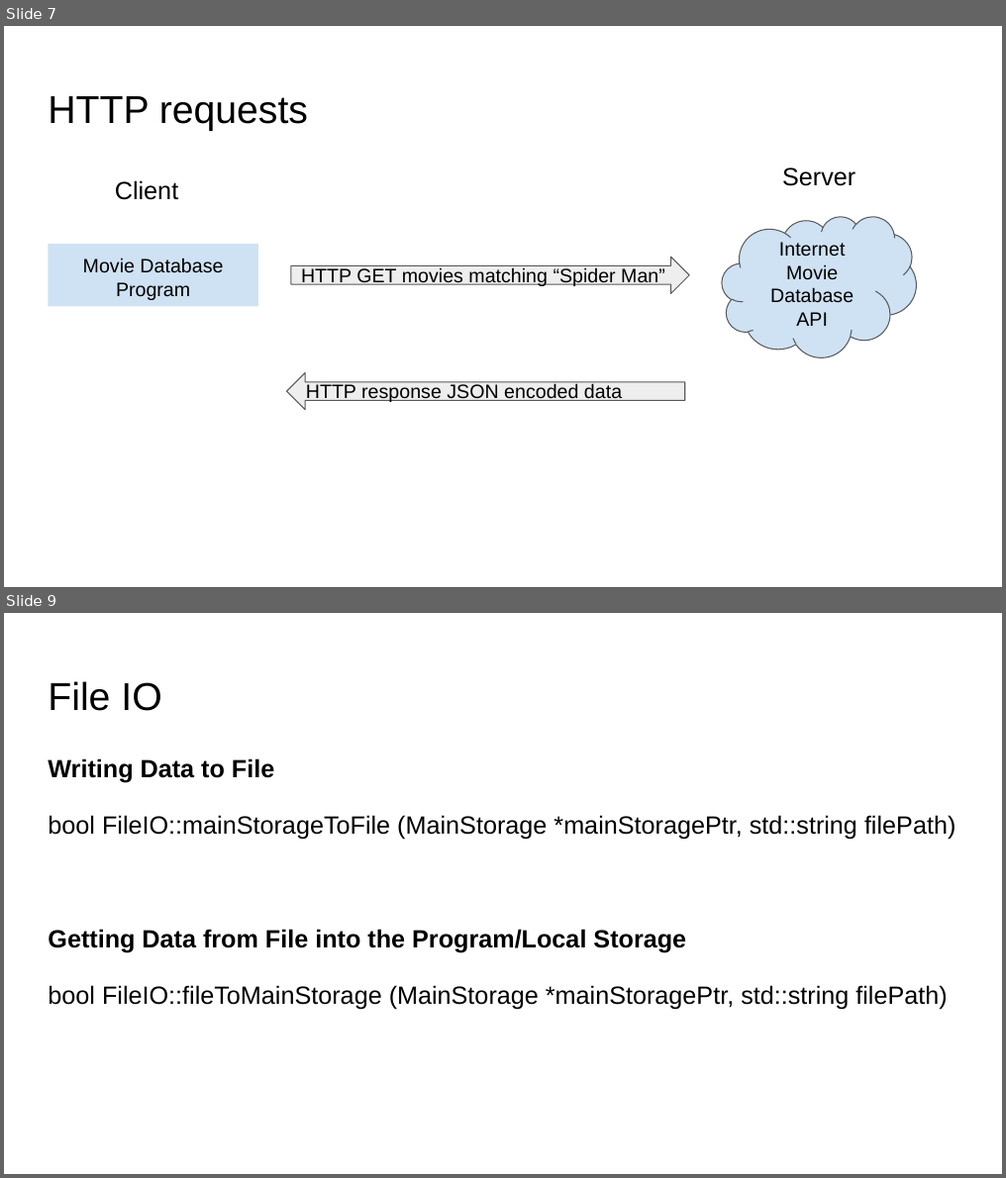
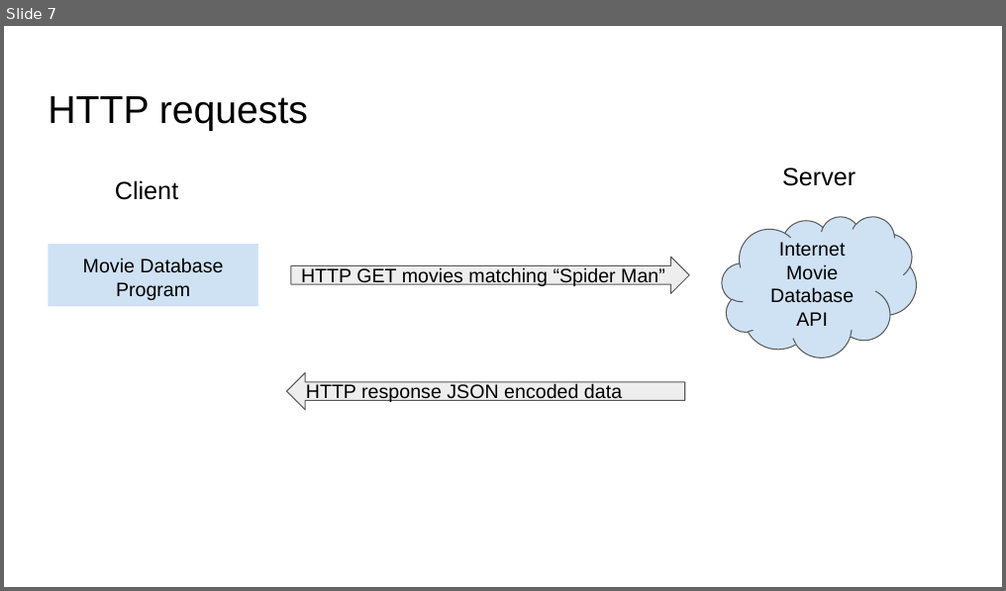
Before and after one commit to CIS22CGroup/CIS_22C_Final_Project_Movie_Database, a slide deck: Team_BL_AT_MW_AM/presentation/CIS22C Movie Database.pptx. Shown one above the other, each under a label of ours: slides 7 and 9 before the commit, slide 7 after it; the slides between them are not shown. The pictures are 1006x1178 and 1006x591 pixels, drawn with LibreOffice and Linux fonts; fonts in the diff are those of the drawing. Boxes give left, top, right and bottom in pixels: in the first picture for what was removed or moved away, otherwise in the second. Text is boxed around its words. In the diff, an @@ line names an element or a change of style, - is before the commit and + after.

```diff
--- a/Team_BL_AT_MW_AM/presentation/CIS22C Movie Database.pptx
+++ b/Team_BL_AT_MW_AM/presentation/CIS22C Movie Database.pptx
@@ slide 9 removed at bbox=[4, 613, 1002, 1174], background #FFFFFF @@
@@ title removed at bbox=[48, 681, 161, 711] @@
-File IO
@@ text removed at bbox=[48, 759, 955, 1010] @@
-Writing Data to File
-bool FileIO::mainStorageToFile (MainStorage *mainStoragePtr, std::string filePath)
-Getting Data from File into the Program/Local Storage
-bool FileIO::fileToMainStorage (MainStorage *mainStoragePtr, std::string filePath)
```
Also in this commit, not shown: 3 slides changed, 3 slides added, 2 other slides removed, 8 other files.
